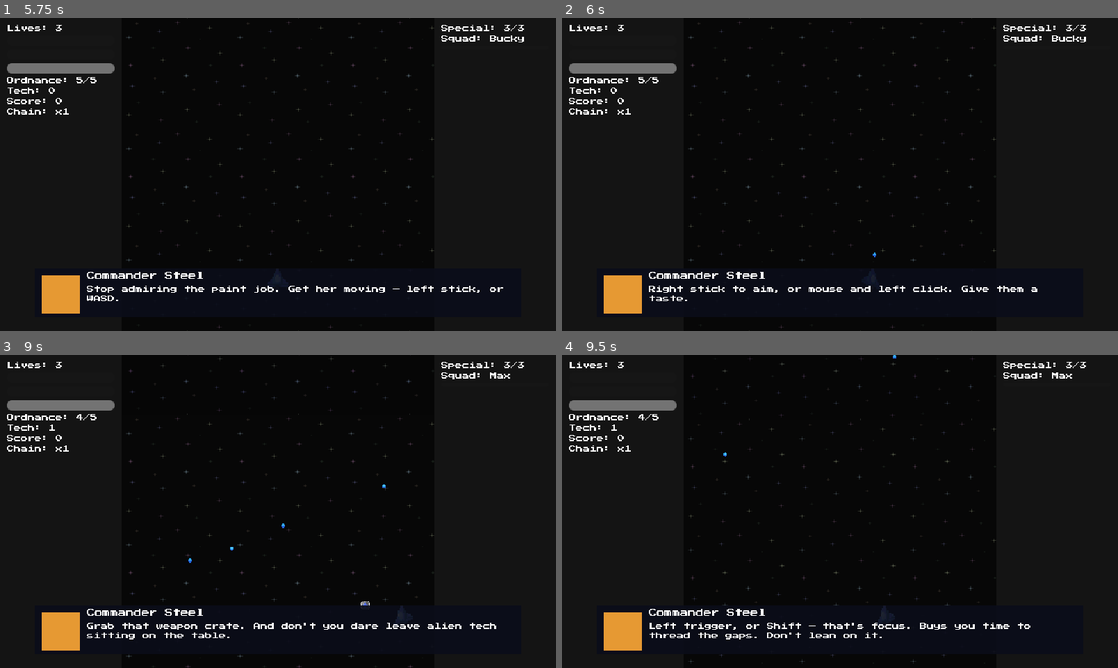
Above: before the commit, frames 1-4 (two rows, left to right).
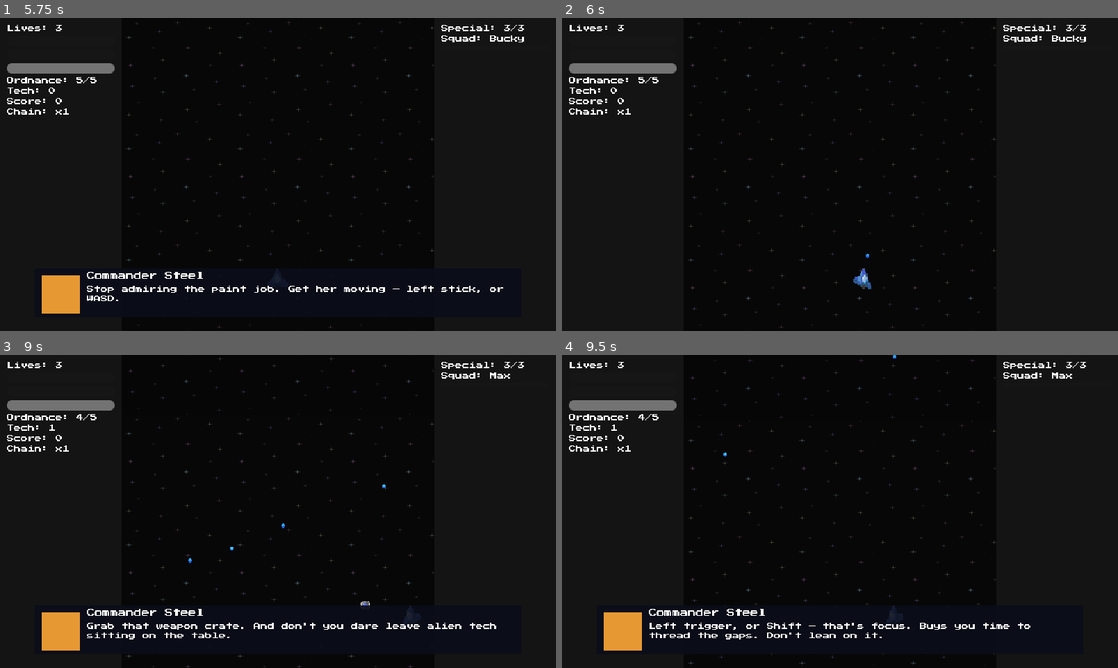
Above: after the commit, the same moments.

Repository: Funfetsunk/terra-intercept
Game: Godot game, scene res://scenes/menus/title_screen.tscn
The game is run twice, just before and just after one commit, with the same random seed, the same clock (stepped at 60 frames per second) and the same inputs.
Inputs (mouse positions are in pixels of both pictures, inside the frame that each line leads up to):
- Up to frame 1 (5.75 s): click "Start" at 0.5 s; click "Create" at 1.25 s; click (116, 199) at 2 s; click "London (Available)" at 2.75 s; click "Continue" at 3.5 s; click "Continue" at 4.25 s; click "Go" at 5 s
- Up to frame 2 (6 s): tap Enter (ui_accept) at 5.75 s; move the mouse to (962, 158) at 5.77 s; hold D (p1_move_right) from 5.78 s (still down); click (962, 158) at 5.85 s
- Up to frame 3 (9 s): tap Enter (ui_accept) at 6.02, 7.25 s; release D (p1_move_right) at 6.5 s; drag from (166, 527) to (389, 614) at 6.52 s; move the mouse to (333, 442) at 7.27 s; hold D (p1_move_right) 7.28-8 s; hold Space (p1_ordnance) 7.28-8 s; drag from (250, 574) to (417, 570) at 8.02 s; move the mouse to (444, 558) at 8.77 s; hold A (p1_move_left) from 8.78 s (still down); tap E (p1_squad_next) at 8.85 s
- Up to frame 4 (9.5 s): keep holding A (p1_move_left); tap Enter (ui_accept) at 9.02 s

Frame 1 is identical in both runs. In frame 2, 1.8% of the frame differs, in the area x 7-86%, y 74-96%; in frame 3, less than 0.1%; in frame 4, 0.6%.

Commit message:
Give player movement a small amount of momentum
Ship velocity now eases toward the input-driven target speed via
Vector2.move_toward (ShipData.move_acceleration, default 1400 px/s^2)
instead of snapping to full speed/stop every frame. Releasing the stick
lets the ship coast briefly and decelerate rather than stopping dead.
Velocity resets on respawn, and gets zeroed on whichever axis hits the
playfield bounds so the ship doesn't feel pinned-then-launched off a wall.

Verified in test_range (safer than live London, which cost a test run
via an unattended hold drifting into enemy fire): a bare tap-and-release
carried the ship visibly further than an instant-stop model would allow,
and velocity still correctly settles to exactly zero at rest. Confirmed
zero errors with the real shipped acceleration value (1400, not the
stretched-out test value used to observe the transient).

Co-Authored-By: Claude Sonnet 5 <noreply@anthropic.com>
Claude-Session: https://claude.ai/code/session_01RV6NjfYkb9ah9RXEg66au1

Diff:
--- a/project.godot
+++ b/project.godot
@@ -23,10 +23,10 @@
 Playfield="*res://scripts/autoload/playfield.tscn"
 AudioManager="*res://scripts/autoload/audio_manager.tscn"
 SaveManager="*res://scripts/autoload/save_manager.tscn"
+Settings="*res://scripts/autoload/settings.tscn"
 MCPScreenshot="*res://addons/godot_mcp/mcp_screenshot_service.gd"
 MCPInputService="*res://addons/godot_mcp/mcp_input_service.gd"
 MCPGameInspector="*res://addons/godot_mcp/mcp_game_inspector_service.gd"
-Settings="*res://scripts/autoload/settings.tscn"
 
 [display]
 
--- a/scenes/player/player_ship.gd
+++ b/scenes/player/player_ship.gd
@@ -33,6 +33,7 @@
 var _squad_index: int = 0
 
 var _spawn_origin: Vector2 = Vector2.ZERO
+var _velocity: Vector2 = Vector2.ZERO
 var _shield_recharge_timer: float = 0.0
 var _hull_invincible_timer: float = 0.0
 var _respawn_invincible_timer: float = 0.0
@@ -107,8 +108,14 @@
 func _process_movement(delta: float) -> void:
 	var move_vec: Vector2 = Input.get_vector("p1_move_left", "p1_move_right", "p1_move_up", "p1_move_down")
 	_last_move_dir = move_vec.normalized() if move_vec != Vector2.ZERO else Vector2.UP
-	global_position += move_vec * data.move_speed * delta
+	var target_velocity: Vector2 = move_vec * data.move_speed
+	_velocity = _velocity.move_toward(target_velocity, data.move_acceleration * delta)
+	global_position += _velocity * delta
 	var bounds: Rect2 = _playfield.rect
+	if global_position.x < bounds.position.x or global_position.x > bounds.end.x:
+		_velocity.x = 0.0
+	if global_position.y < bounds.position.y or global_position.y > bounds.end.y:
+		_velocity.y = 0.0
 	global_position.x = clamp(global_position.x, bounds.position.x, bounds.end.x)
 	global_position.y = clamp(global_position.y, bounds.position.y, bounds.end.y)
 	_update_bank_frame(move_vec.x)
@@ -223,6 +230,7 @@
 
 func respawn() -> void:
 	global_position = _spawn_origin
+	_velocity = Vector2.ZERO
 	shield_current = data.shield_max
 	hull_current = data.hull_max
 	_respawn_invincible_timer = data.respawn_invincibility_duration
--- a/scripts/resources/ship_data.gd
+++ b/scripts/resources/ship_data.gd
@@ -12,6 +12,7 @@
 
 @export_group("Movement")
 @export var move_speed: float = 90.0
+@export var move_acceleration: float = 1400.0
 
 @export_group("Hitbox")
 @export var normal_hitbox_radius: float = 2.0
